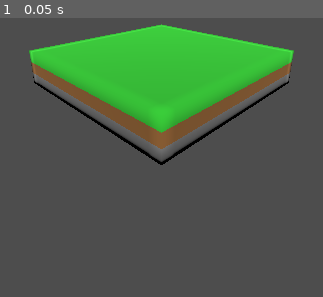
Above: before the commit, frame 1.
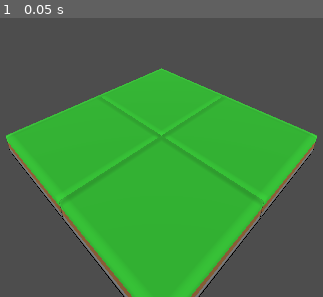
Above: after the commit, the same moment.

Repository: Ephesius/godot-voxels
Game: Godot game, scene res://scenes/world.tscn
Two runs of this game, one before a commit and one after it. Both use one fixed random seed, a clock stepped at 60 frames per second and the inputs below. The project has no main scene, so this scene is started directly.
Inputs:
- Up to frame 1 (0.05 s): no input

The runs differ from the first frame. In frame 1, 58% of the frame differs, in the area x 1-99%, y 2-100%.

Commit message:
Add ChunkManager to handle multiple chunks

Diff:
--- /dev/null
+++ b/scripts/ChunkManager.gd
@@ -0,0 +1,115 @@
+class_name ChunkManager
+extends Node3D
+
+# Dictionary to store chunks: Key = Vector3i(chunk_x, chunk_y, chunk_z), Value = Chunk instance
+var chunks: Dictionary = {}
+
+# World dimensions in chunks (not blocks!)
+# Your world is 3000x3000x192 blocks, which is 187x187x12 chunks (3000÷16 = 187.5, rounded down)
+const WORLD_SIZE_X_CHUNKS = 187  # 3000 blocks ÷ 16 blocks per chunk
+const WORLD_SIZE_Z_CHUNKS = 187  # 3000 blocks ÷ 16 blocks per chunk
+const WORLD_SIZE_Y_CHUNKS = 12   # 192 blocks ÷ 16 blocks per chunk
+
+# For now, we'll just generate a small area for testing
+# Later this will be dynamic based on player position
+const RENDER_DISTANCE_CHUNKS = 4  # How many chunks to load in each direction
+
+func _ready():
+	pass
+
+# Generate a chunk at the given chunk coordinates
+# chunk_pos is in CHUNK coordinates, not block coordinates
+# For example, chunk_pos (1, 0, 2) means the chunk that contains blocks from (16,0,32) to (31,15,47)
+func generate_chunk(chunk_pos: Vector3i) -> Chunk:
+	# Check if chunk already exists
+	if chunks.has(chunk_pos):
+		return chunks[chunk_pos]
+
+	# Create new chunk
+	var chunk = Chunk.new(chunk_pos)
+
+	# Position the chunk in world space
+	# Each chunk is 16 blocks, so chunk (1,0,0) should be at world position (16,0,0)
+	chunk.position = Vector3(
+		chunk_pos.x * Chunk.CHUNK_SIZE,
+		chunk_pos.y * Chunk.CHUNK_SIZE,
+		chunk_pos.z * Chunk.CHUNK_SIZE
+	)
+
+	# Generate the terrain for this chunk
+	# For now, we'll use simple test terrain
+	# Later, this will call your world generation system
+	_generate_test_terrain(chunk, chunk_pos)
+
+	# Build the mesh
+	chunk.generate_mesh()
+
+	# Add to scene and dictionary
+	add_child(chunk)
+	chunks[chunk_pos] = chunk
+
+	return chunk
+
+# Temporary function to generate test terrain
+# This creates a simple flat platform so we can see multiple chunks
+func _generate_test_terrain(chunk: Chunk, chunk_pos: Vector3i):
+	# Create a simple ground layer
+	# We'll make layers at y=0 (stone), y=1 (dirt), y=2 (grass)
+	for x in range(Chunk.CHUNK_SIZE):
+		for z in range(Chunk.CHUNK_SIZE):
+			# Calculate the absolute world Y position for this chunk
+			var world_y_base = chunk_pos.y * Chunk.CHUNK_SIZE
+
+			# Only generate terrain in the bottom chunks (y=0)
+			if chunk_pos.y == 0:
+				chunk.set_block(x, 0, z, Block.Type.STONE)
+				chunk.set_block(x, 1, z, Block.Type.DIRT)
+				chunk.set_block(x, 2, z, Block.Type.GRASS)
+
+# Generate chunks in a square area around a center point
+# This is what you'd call when the player moves or when the world first loads
+func generate_chunks_around(center_chunk: Vector3i, radius: int = RENDER_DISTANCE_CHUNKS):
+	for x in range(center_chunk.x - radius, center_chunk.x + radius):
+		for z in range(center_chunk.z - radius, center_chunk.z + radius):
+			# For now, only generate ground level chunks (y = 0)
+			# Later we'll expand this to handle vertical chunks too
+			var chunk_pos = Vector3i(x, 0, z)
+
+			# Check world bounds (optional - remove if you want infinite terrain)
+			if x < 0 or x >= WORLD_SIZE_X_CHUNKS or z < 0 or z >= WORLD_SIZE_Z_CHUNKS:
+				continue
+
+			generate_chunk(chunk_pos)
+
+# Get a chunk at the given chunk coordinates (returns null if doesn't exist)
+func get_chunk(chunk_pos: Vector3i) -> Chunk:
+	return chunks.get(chunk_pos, null)
+
+# Unload a chunk (for later when we implement chunk loading/unloading based on distance)
+func unload_chunk(chunk_pos: Vector3i):
+	if chunks.has(chunk_pos):
+		var chunk = chunks[chunk_pos]
+		chunks.erase(chunk_pos)
+		chunk.queue_free()
+
+# Clear all chunks (useful for regenerating the world)
+func clear_all_chunks():
+	for chunk in chunks.values():
+		chunk.queue_free()
+	chunks.clear()
+
+# Helper: Convert world position (in blocks) to chunk position
+static func world_to_chunk_pos(world_pos: Vector3i) -> Vector3i:
+	return Vector3i(
+		floori(float(world_pos.x) / Chunk.CHUNK_SIZE),
+		floori(float(world_pos.y) / Chunk.CHUNK_SIZE),
+		floori(float(world_pos.z) / Chunk.CHUNK_SIZE)
+	)
+
+# Helper: Convert chunk position to world position (returns the corner of the chunk)
+static func chunk_to_world_pos(chunk_pos: Vector3i) -> Vector3i:
+	return Vector3i(
+		chunk_pos.x * Chunk.CHUNK_SIZE,
+		chunk_pos.y * Chunk.CHUNK_SIZE,
+		chunk_pos.z * Chunk.CHUNK_SIZE
+	)
--- a/scripts/main.gd
+++ b/scripts/main.gd
@@ -1,29 +1,25 @@
 extends Node3D
 
 func _ready():
-	# Create a test chunk
-	var chunk = Chunk.new(Vector3i(0, 0, 0))
-	add_child(chunk)
+	# Create the chunk manager
+	var chunk_manager = ChunkManager.new()
+	add_child(chunk_manager)
 
-	# Fill it with some test blocks to visualize the greedy meshing
-	# Create a simple platform
-	for x in range(16):
-		for z in range(16):
-			chunk.set_block(x, 0, z, Block.Type.STONE)
-			chunk.set_block(x, 1, z, Block.Type.DIRT)
-			chunk.set_block(x, 2, z, Block.Type.GRASS)
+	# Generate a small grid of chunks around the origin (0, 0, 0)
+	# This will create a 5x5 grid of chunks (radius of 2 means 2 chunks in each direction)
+	# That's 5 chunks × 5 chunks = 25 chunks total
+	# Each chunk is 16 blocks, so this creates an 80x80 block area
+	chunk_manager.generate_chunks_around(Vector3i(0, 0, 0), 2)
 
-	# Generate the mesh
-	chunk.generate_mesh()
-
-	# Position the camera to see the chunk
+	# Position the camera to see multiple chunks
+	# We're now looking at a larger area, so move the camera back and up
 	var camera = Camera3D.new()
-	camera.position = Vector3(25, 10, 25)
+	camera.position = Vector3(40, 30, 40)  # Higher and further back to see more chunks
 	add_child(camera)
 	camera.current = true
-	camera.look_at(Vector3(8, 1, 8))
+	camera.look_at(Vector3(0, 2, 0))  # Look at the center of our chunk grid
 
 	# Add lighting
 	var light = DirectionalLight3D.new()
-	light.rotation_degrees = Vector3( -45, 45, 0)
+	light.rotation_degrees = Vector3(-45, 45, 0)
 	add_child(light)
